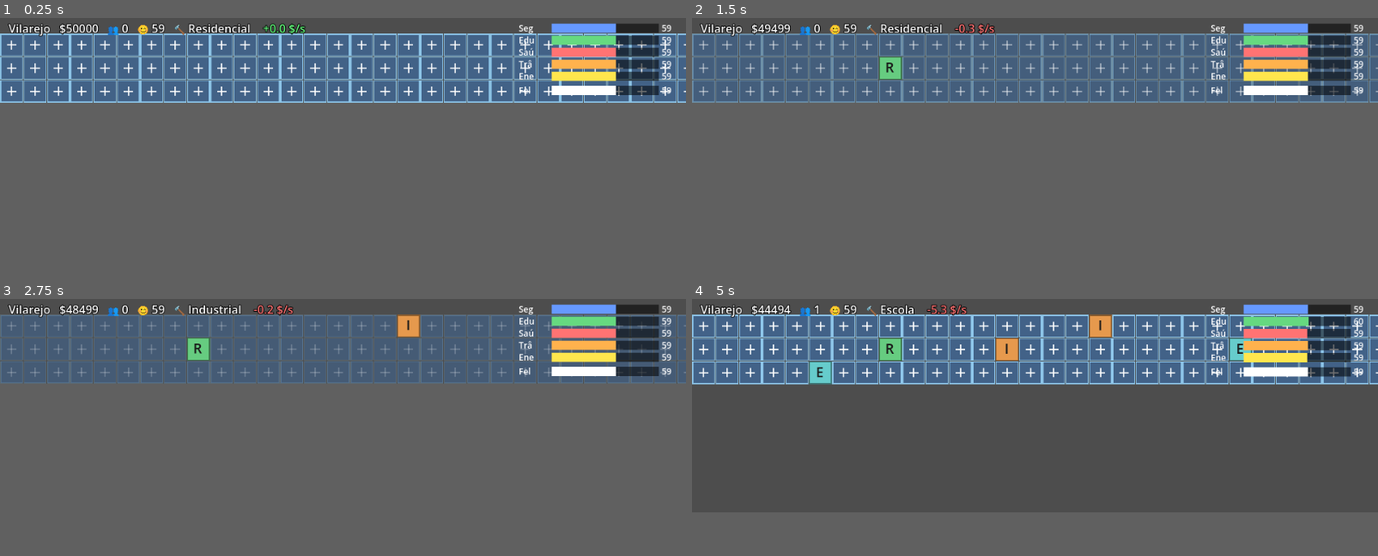
Above: before the commit, frames 1-4 (two rows, left to right).
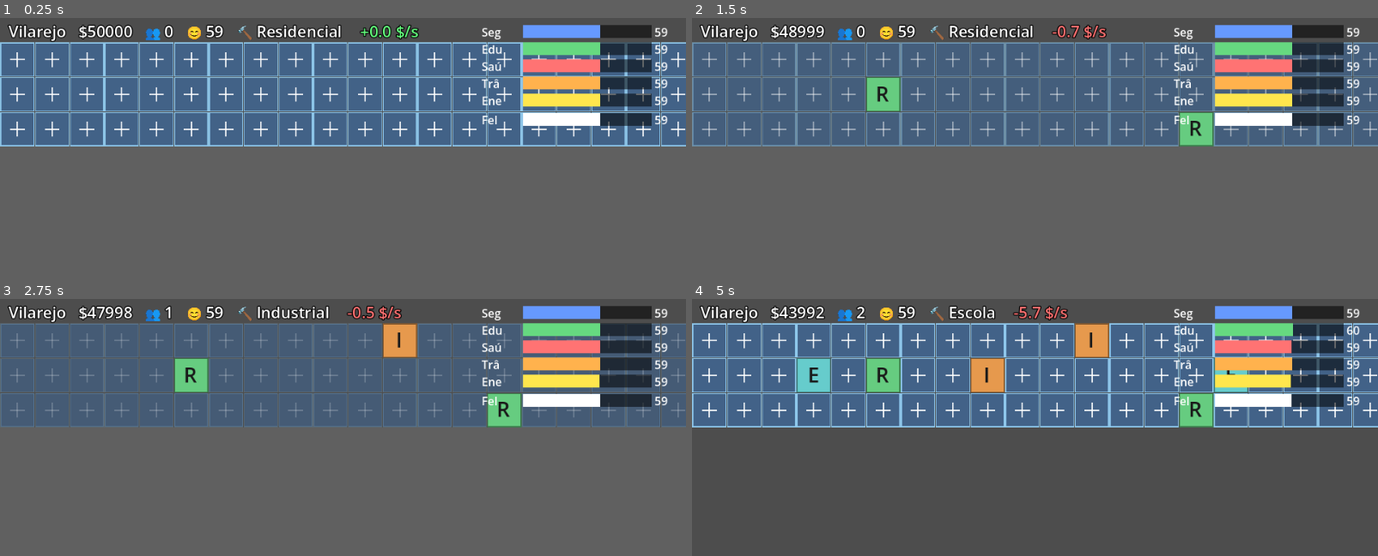
Above: after the commit, the same moments.

Repository: andrewsmedina/yourcity
Game: Godot game, scene res://scenes/main.tscn
The game is run twice, just before and just after one commit, with the same random seed, the same clock (stepped at 60 frames per second) and the same inputs.
Inputs (mouse positions are in pixels of both pictures, inside the frame that each line leads up to):
- Up to frame 1 (0.25 s): no input
- Up to frame 2 (1.5 s): tap Enter at 0.5 s; move the mouse to (1185, 56) at 0.52 s; tap 1 at 0.6 s; click (1185, 56) at 0.67 s; tap Space at 0.77 s; drag from (897, 64) to (1000, 77) at 1.27 s
- Up to frame 3 (2.75 s): move the mouse to (411, 322) at 2.02 s; tap 3 at 2.1 s; click (411, 322) at 2.17 s
- Up to frame 4 (5 s): drag from (1000, 358) to (829, 329) at 2.77 s; move the mouse to (1240, 352) at 3.52 s; tap 5 at 3.6 s; click (1240, 352) at 3.67 s; tap Space at 3.77 s; drag from (829, 329) to (932, 319) at 4.27 s
In our replay, in frame 1 the window is 799x99 before the commit and 799x150 after it. These sizes can differ from the game's own. Grey fills any space a smaller window leaves; there, only what the larger window draws over its background counts as a difference.

The runs differ from the first frame. In frame 1, 22% of the frame differs, in the area x 0-100%, y 2-50%; in frame 2, 21%; in frame 3, 16%; in frame 4, 35%.

Commit message:
Taller bar and bigger fonts/lots
Raise the idle window height (120->180, expanded 300->360), grow the build
lots to match (grid tile ~48px), bump HUD font to 22 and indicator bars to
18px tall with 16px labels. More readable overall.

Co-Authored-By: Claude Opus 4.8 (1M context) <noreply@anthropic.com>

Diff:
--- a/scripts/build_overlay.gd
+++ b/scripts/build_overlay.gd
@@ -6,8 +6,8 @@
 ## it stays crisp regardless of the day/night tint. Clicks are handled in
 ## main._input (GUI hit-testing is unreliable in this macOS borderless window).
 
-const GRID_TOP := 22.0   # leave room for the HUD line at the top
-const REF_HEIGHT := 120.0  # grid keeps the idle bar height even when expanded
+const GRID_TOP := 34.0   # leave room for the HUD line at the top
+const REF_HEIGHT := 180.0  # grid keeps the idle bar height even when expanded
 
 const ZONE_COLOR := {
 	CitySim.Zone.RESIDENTIAL: Color(0.40, 0.80, 0.50),
--- a/scripts/hud.gd
+++ b/scripts/hud.gd
@@ -16,8 +16,9 @@
 	var label := Label.new()
 	label.position = pos
 	label.mouse_filter = Control.MOUSE_FILTER_IGNORE
+	label.add_theme_font_size_override("font_size", 22)
 	label.add_theme_color_override("font_outline_color", Color.BLACK)
-	label.add_theme_constant_override("outline_size", 4)
+	label.add_theme_constant_override("outline_size", 5)
 	add_child(label)
 	return label
 
--- a/scripts/indicator_bars.gd
+++ b/scripts/indicator_bars.gd
@@ -4,13 +4,13 @@
 ## drawn top-right. Full-rect but mouse-transparent so it never steals clicks
 ## from the build slots underneath.
 
-const _BAR_W := 150.0
-const _BAR_H := 13.0
-const _GAP := 4.0
-const _MARGIN := 8.0
-const _LABEL_W := 46.0
-const _VALUE_W := 30.0
-const _FONT_SIZE := 12
+const _BAR_W := 180.0
+const _BAR_H := 18.0
+const _GAP := 6.0
+const _MARGIN := 10.0
+const _LABEL_W := 58.0
+const _VALUE_W := 38.0
+const _FONT_SIZE := 16
 
 var _rows: Array = []  # [{ label, color, getter:Callable }]
 var _font: Font
--- a/scripts/window_manager.gd
+++ b/scripts/window_manager.gd
@@ -13,8 +13,8 @@
 ## panels/struts, so pinning to the usable rect's bottom edge Just Works on all
 ## three. (The macOS menu-bar status icon lives in issue #7.)
 
-const HEIGHT_IDLE := 120
-const HEIGHT_EXPANDED := 300
+const HEIGHT_IDLE := 180
+const HEIGHT_EXPANDED := 360
 
 var _expanded := false
 
